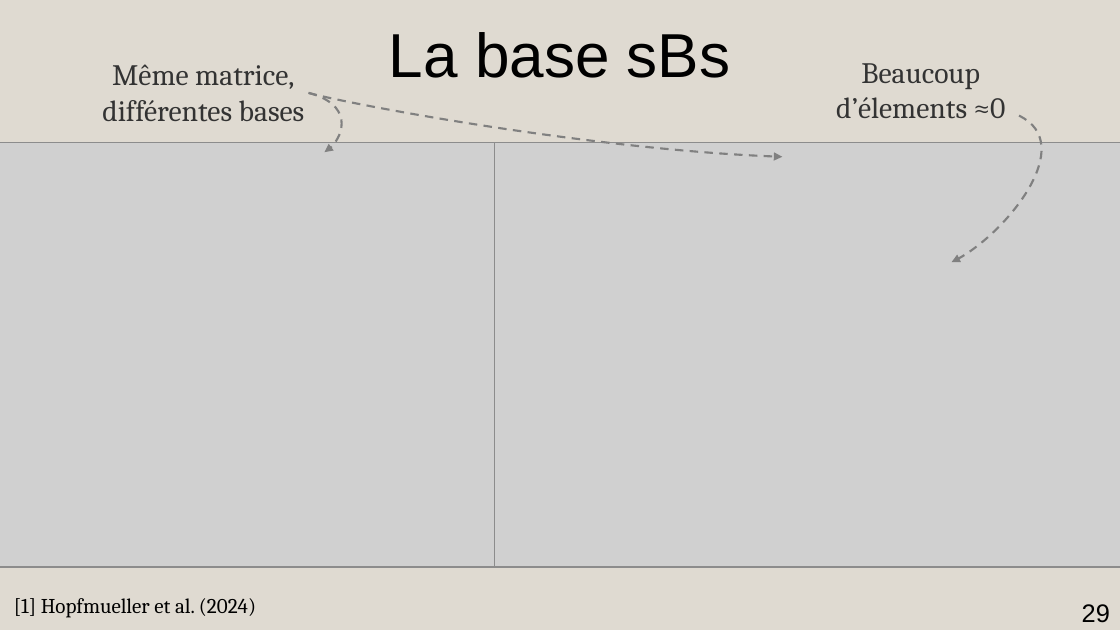
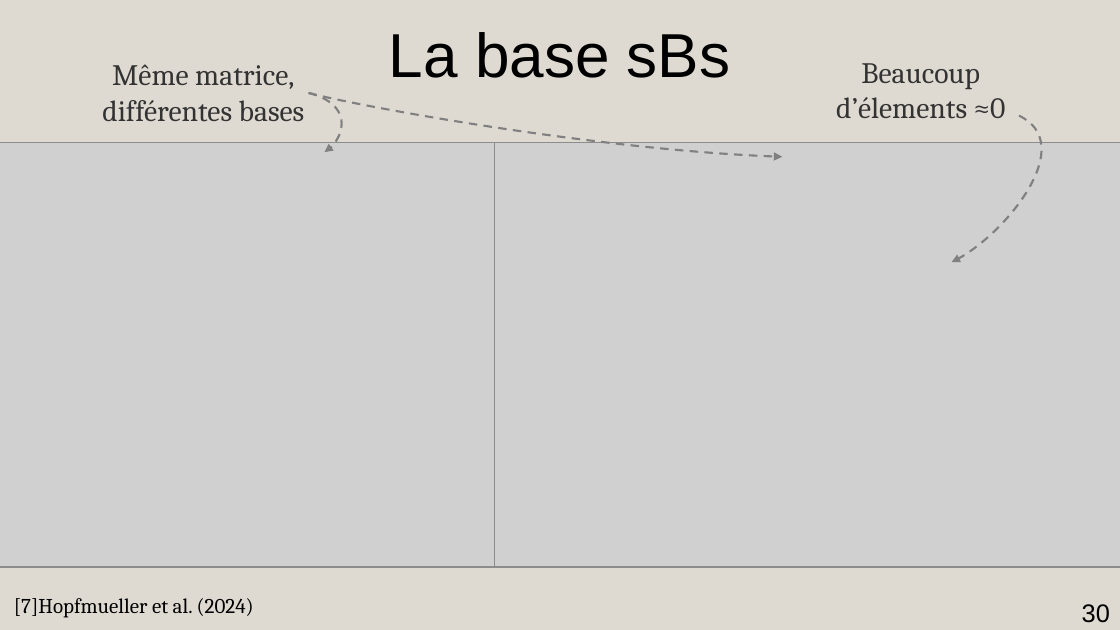
Before and after one commit to AmdaU/presentations, a slide deck: slide 30 of Seminaire/Seminaire.odp (slide 29 before the commit). Drawn at 1120x630 pixels with LibreOffice and Linux fonts; fonts in the diff are those of the drawing; grey boxes stand for pictures. Boxes give left, top, right and bottom in pixels: in the first picture for what was removed or moved away, otherwise in the second. Text is boxed around its words. In the diff, an @@ line names an element or a change of style, - is before the commit and + after.

```diff
--- a/Seminaire/Seminaire.odp
+++ b/Seminaire/Seminaire.odp
@@ text at [14, 598, 254, 618]: text changed @@
-[1] Hopfmueller et al. (2024)
+[7]Hopfmueller et al. (2024)
@@ page number at [1082, 604, 1110, 623]: text changed @@
-29
+30
```
Also in this commit, not shown: 9 other slides changed, 1 slide added, 1 other file.
